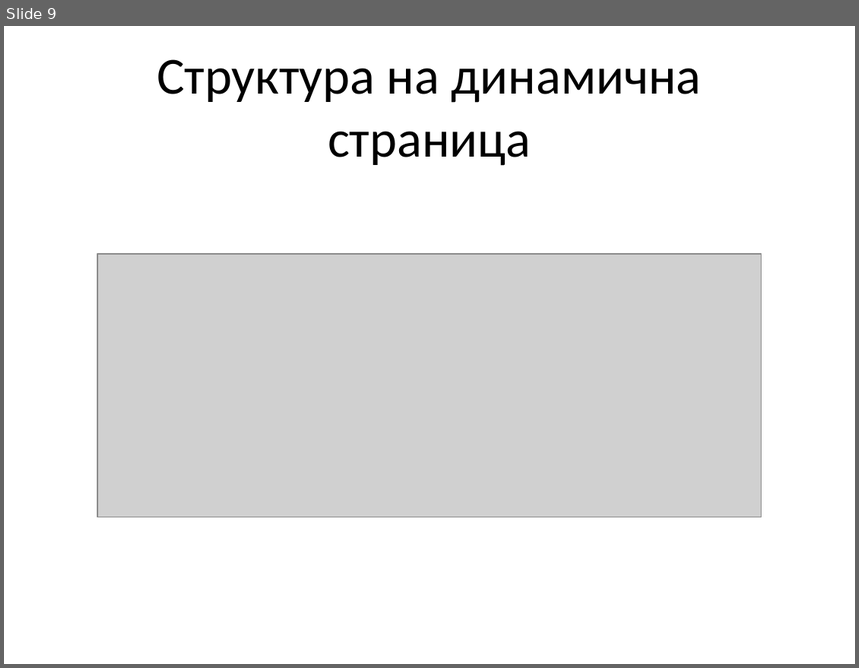
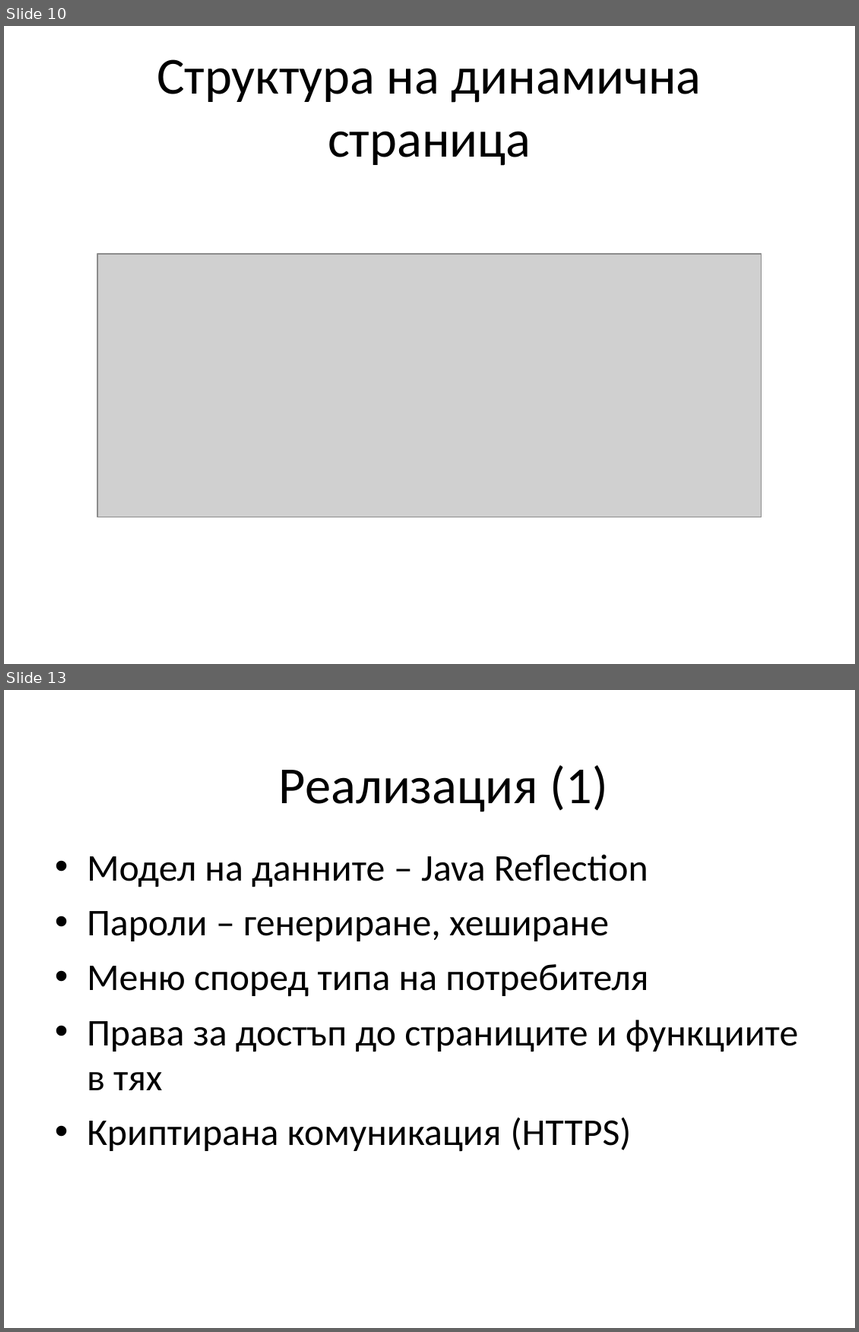
Before and after one commit to jasimcse/team2-strawberry, a slide deck: prezentaciq/venci.ppt. Shown one above the other, each under a label of ours: slide 9 before the commit, slides 10 and 13 after it; the slides between them are not shown. The pictures are 859x668 and 859x1332 pixels, drawn with LibreOffice and Linux fonts; fonts in the diff are those of the drawing; grey boxes stand for pictures. Boxes give left, top, right and bottom in pixels: in the first picture for what was removed or moved away, otherwise in the second. Text is boxed around its words. In the diff, an @@ line names an element or a change of style, - is before the commit and + after.

```diff
--- a/prezentaciq/venci.ppt
+++ b/prezentaciq/venci.ppt
@@ slide 13 added at <box>4,690,855,1328</box>, background #FFFFFF @@
@@ text added at <box>279,765,608,812</box>, 44 pt, text #000000 @@
+Реализация (1)
@@ text added at <box>87,854,798,1152</box>, 32 pt, text #000000 @@
+• Модел на данните – Java Reflection
+• Пароли – генериране, хеширане
+• Меню според типа на потребителя
+• Права за достъп до страниците и функциите в тях
+• Криптирана комуникация (HTTPS)
@@ what was slide 9 is now slide 10 @@
```
Also in this commit, not shown: 6 slides changed, 8 other slides added, 2 slides removed.
